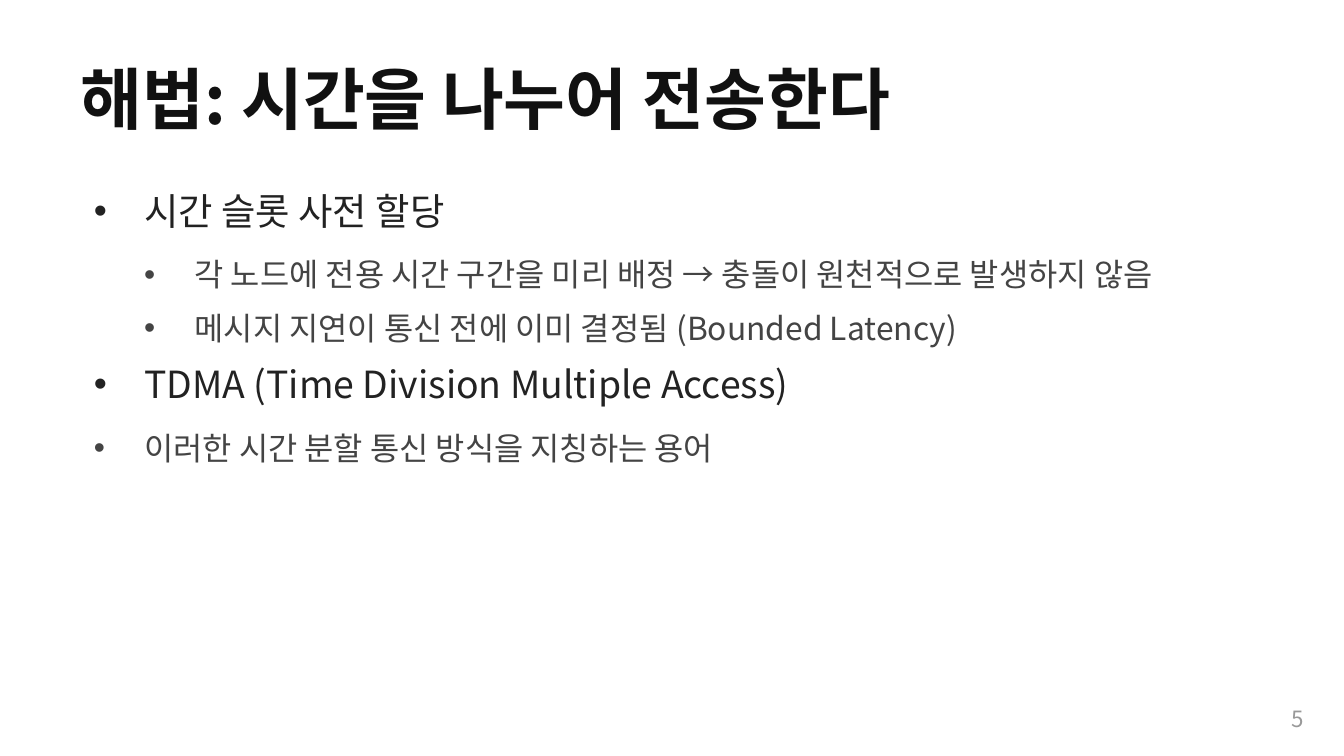
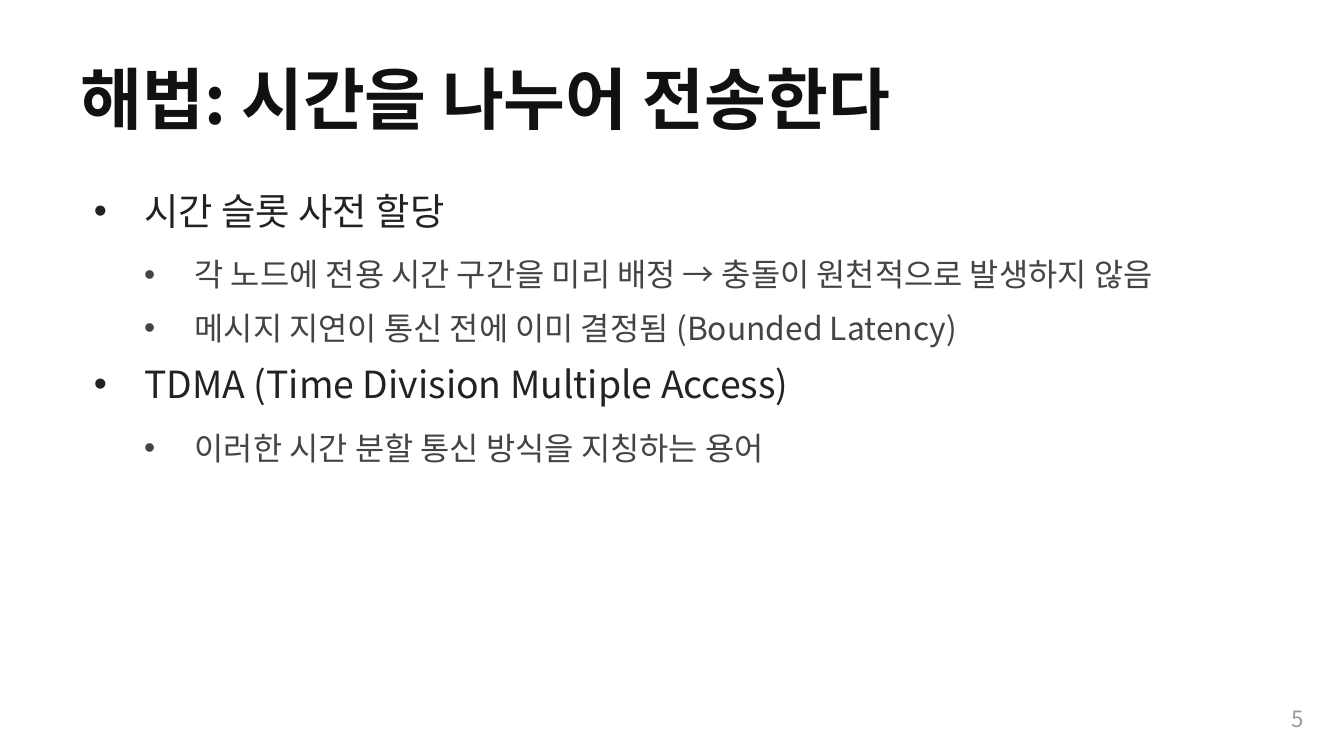
Before and after one commit to Woodong02/SoC_Design_and_Programming, a slide deck: slide 5 of presentation_full.pptx. Drawn at 1344x756 pixels with LibreOffice and Linux fonts; fonts in the diff are those of the drawing. Boxes give left, top, right and bottom in pixels: in the first picture for what was removed or moved away, otherwise in the second. Text is boxed around its words. In the diff, an @@ line names an element or a change of style, - is before the commit and + after.

```diff
--- a/presentation_full.pptx
+++ b/presentation_full.pptx
@@ text at <box>195,433,763,463</box>: list level 1 to 2 in "이러한 시간 분할 통신 방식을 ..." @@
```
Also in this commit, not shown: 3 other slides changed, 6 other files.
